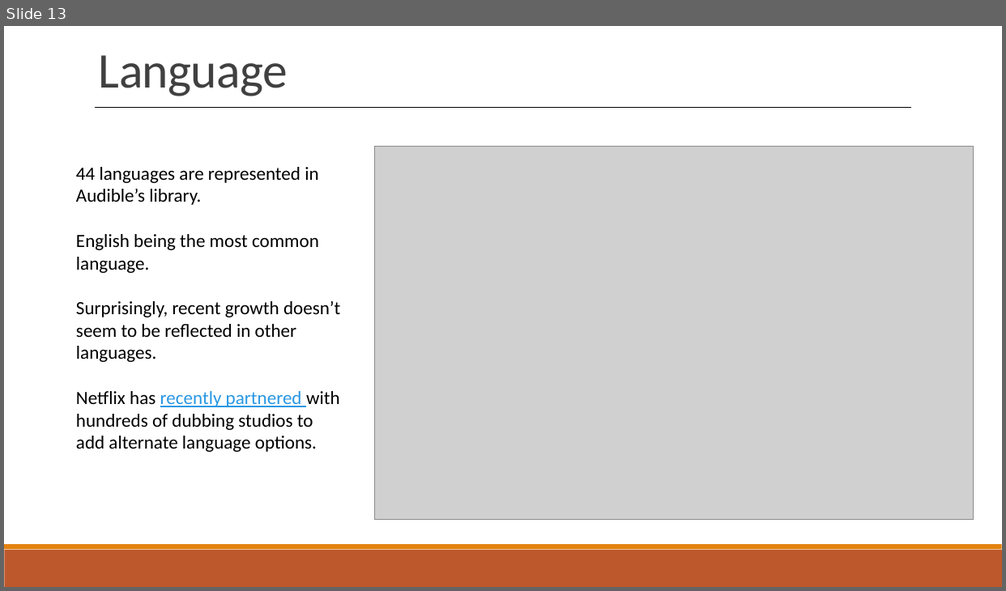
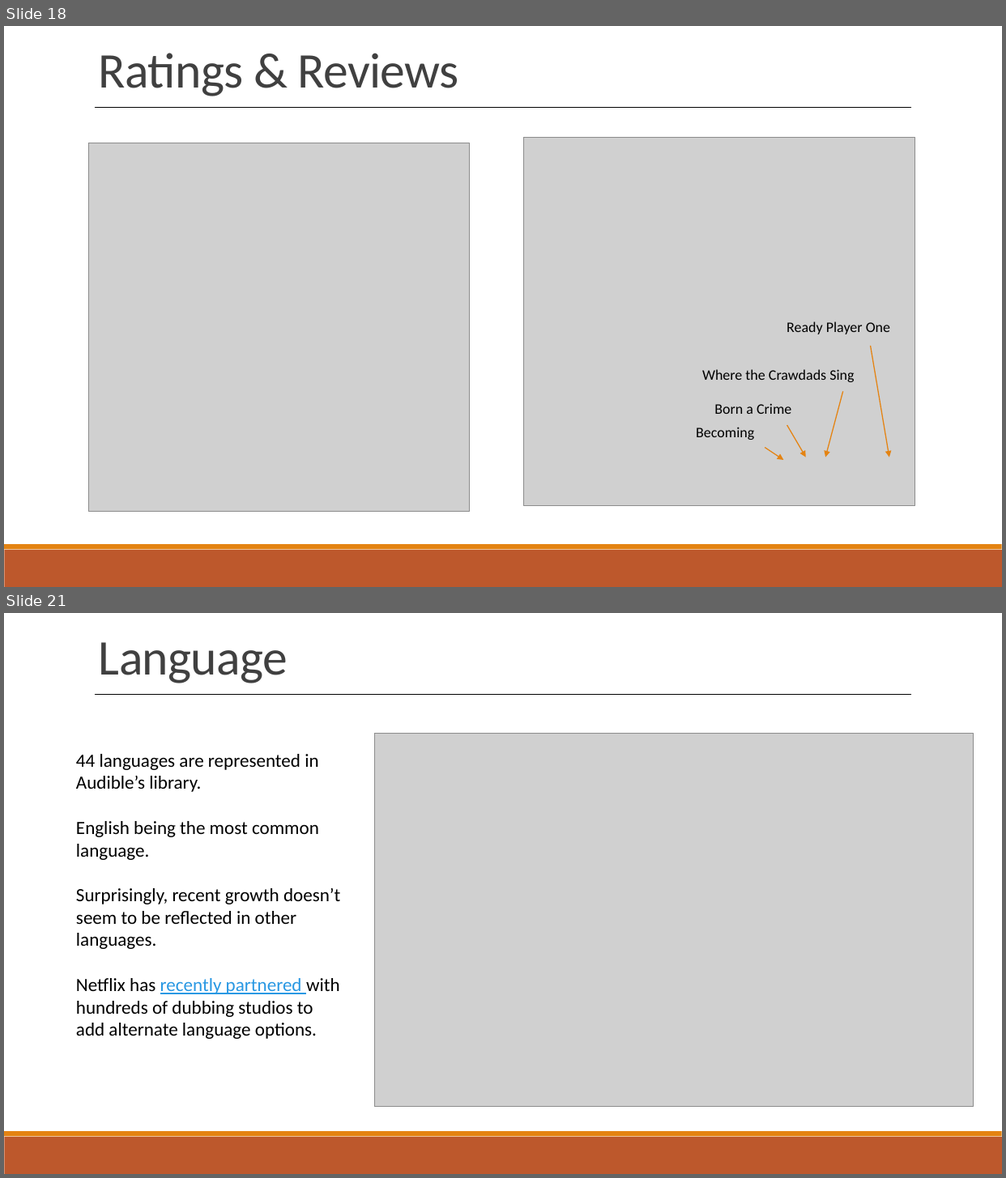
Before and after one commit to jwelch1123/finding_the_tree_in_the_forest, a slide deck: Presentation.pptx. Shown one above the other, each under a label of ours: slide 13 before the commit, slides 18 and 21 after it; the slides between them are not shown. The pictures are 1006x591 and 1006x1178 pixels, drawn with LibreOffice and Linux fonts; fonts in the diff are those of the drawing; grey boxes stand for pictures. Boxes give left, top, right and bottom in pixels: in the first picture for what was removed or moved away, otherwise in the second. Text is boxed around its words. In the diff, an @@ line names an element or a change of style, - is before the commit and + after.

```diff
--- a/Presentation.pptx
+++ b/Presentation.pptx
@@ slide 18 added at (4, 26, 1002, 587), background #FFFFFF; not listed: 2 template elements that a slide beside it also shows @@
@@ text added at (99, 53, 459, 96), 48 pt, text #404040 @@
+Ratings & Reviews
@@ line added from (96, 108) to (911, 108), #000000 0.25 pt @@
@@ picture added at (88, 143, 470, 511) @@
@@ group added at (523, 138, 915, 506): 4 texts, 4 arrows, 1 picture @@
+Ready Player One
+Where the Crawdads Sing
+Born a Crime
+Becoming
@@ what was slide 13 is now slide 21 @@
```
Also in this commit, not shown: 4 slides changed, 15 other slides added, 12 slides removed, 20 other files.
